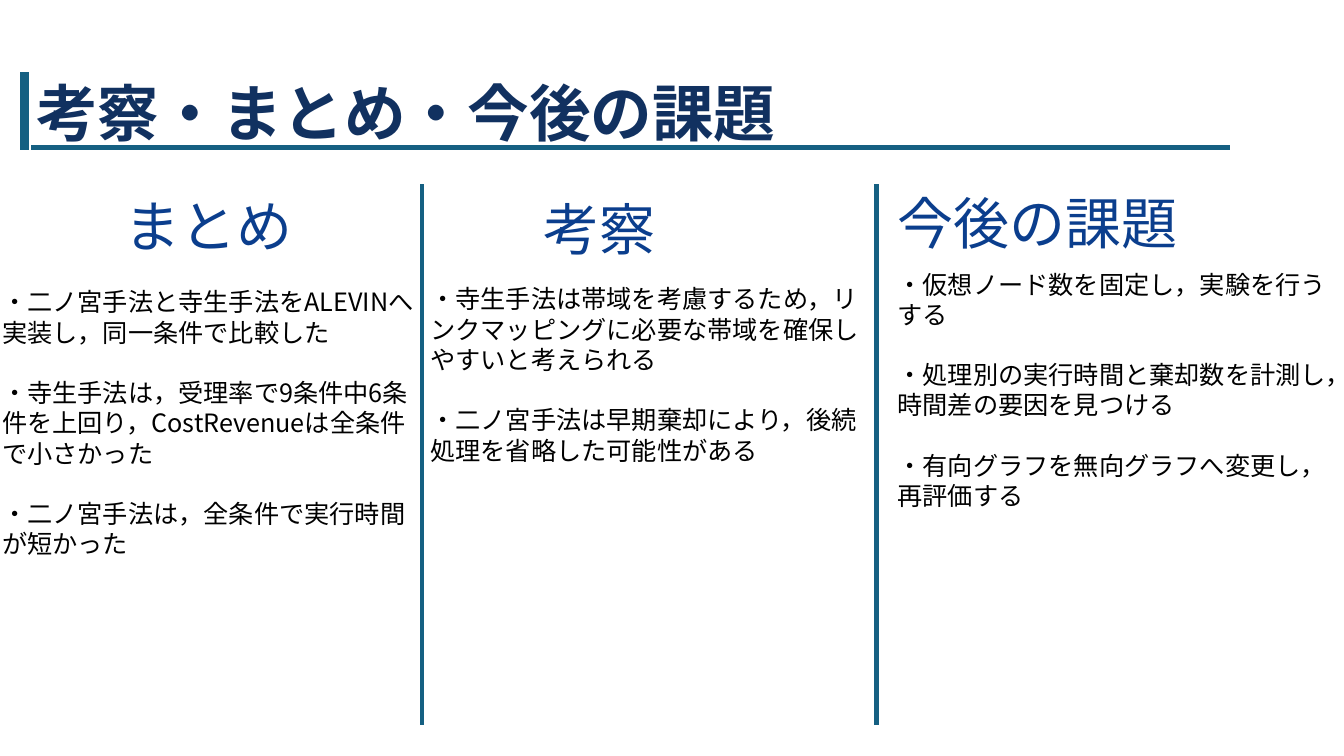
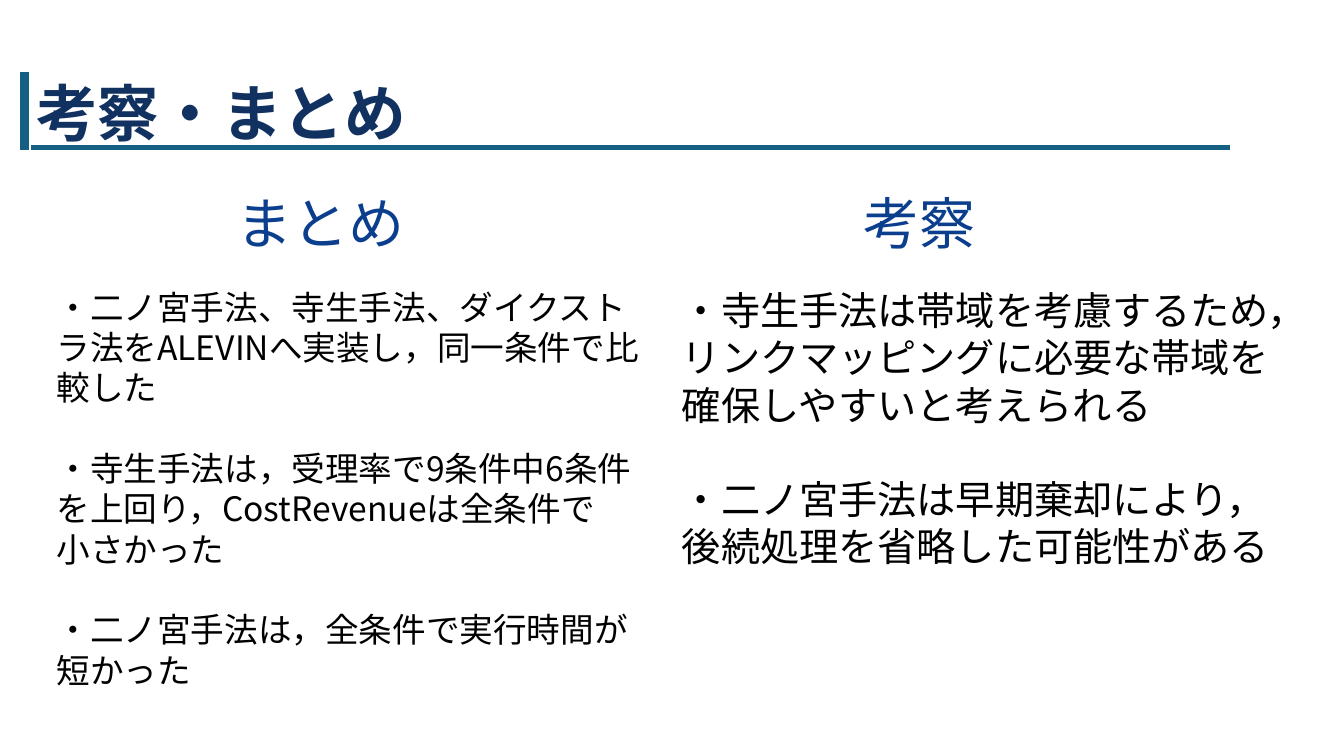
Before and after one commit to tanakalab/15-NFV-and-virtual-networking, a slide deck: slide 9 of 0次案/卒研発表.pptx. Drawn at 1344x756 pixels with LibreOffice and Linux fonts; fonts in the diff are those of the drawing. Boxes give left, top, right and bottom in pixels: in the first picture for what was removed or moved away, otherwise in the second. Text is boxed around its words. In the diff, an @@ line names an element or a change of style, - is before the commit and + after.

```diff
--- a/0次案/卒研発表.pptx
+++ b/0次案/卒研発表.pptx
@@ title at [36,83,406,150]: text changed @@
-考察・まとめ・今後の課題
+考察・まとめ
@@ text "まとめ": place and size @@
-text "まとめ" at [125,202,293,250]
+text "まとめ" at [237,199,405,247]
@@ rectangle removed at [418,184,425,727] @@
@@ text "考察": place and size @@
-text "考察" at [544,203,656,255]
+text "考察" at [863,197,975,249]
@@ rectangle removed at [874,184,881,727] @@
@@ text removed at [898,196,1178,249] @@
-今後の課題
@@ text "・二ノ宮手法、寺生手法、ダイクストラ法をALEVINへ実装し，同一条件で比較した": place and size @@
-text "・二ノ宮手法、寺生手法、ダイクストラ法をALEVINへ実装し，同一条件で比較した" at [2,289,414,555]
+text "・二ノ宮手法、寺生手法、ダイクストラ法をALEVINへ実装し，同一条件で比較した" at [56,291,638,685]
@@ text at [56,291,638,565]: text changed; size 18 to 24 pt @@
-・二ノ宮手法と寺生手法をALEVINへ実装し，同一条件で比較した
-・寺生手法は，受理率で9条件中6条件を上回り，CostRevenueは全条件で小さかった
+・二ノ宮手法、寺生手法、ダイクストラ法をALEVINへ実装し，同一条件で比較した
+・寺生手法は，受理率で9条件中6条件を上回り，CostRevenueは全条件で
+小さかった
@@ text "・寺生手法は帯域を考慮するため，リンクマッピングに必要な帯域を確保しやすいと考えられる": place and size @@
-text "・寺生手法は帯域を考慮するため，リンクマッピングに必要な帯域を確保しやすいと考えられる" at [430,286,858,462]
+text "・寺生手法は帯域を考慮するため，リンクマッピングに必要な帯域を確保しやすいと考えられる" at [682,292,1306,565]
@@ text "・寺生手法は帯域を考慮するため，リンクマッピングに必要な帯域を確保しやすいと考えられる" at [682,292,1306,565]: size 18 to 28 pt @@
@@ text removed at [898,272,1344,507] @@
-・仮想ノード数を固定し，実験を行うする
-・処理別の実行時間と棄却数を計測し，時間差の要因を見つける
-・有向グラフを無向グラフへ変更し，再評価する
@@ text at [56,613,627,685]: size 18 to 24 pt in "・二ノ宮手法は，全条件で実行時間が短かった" @@
```
Also in this commit, not shown: 4 other slides changed, 1 slide added.
